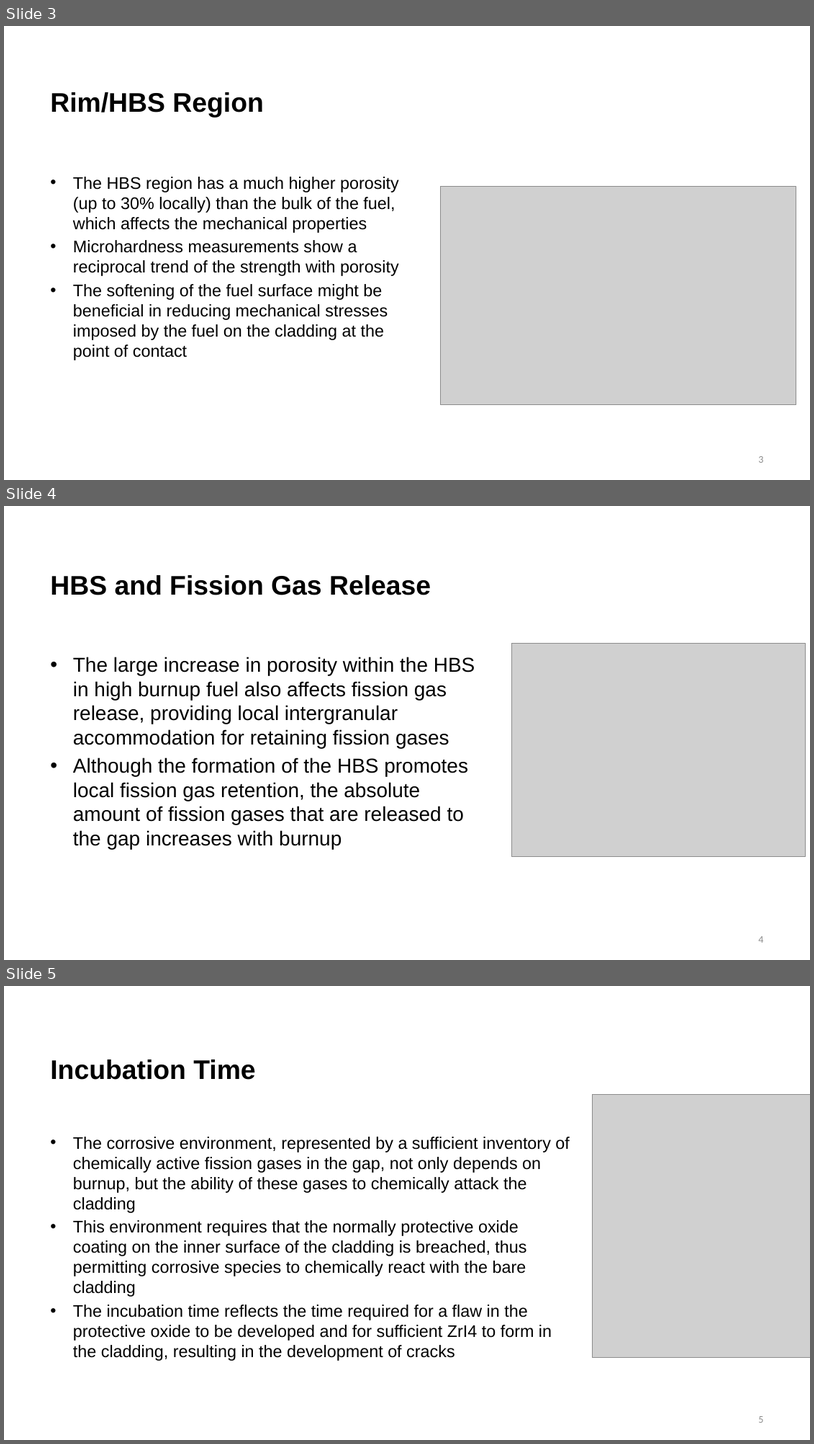
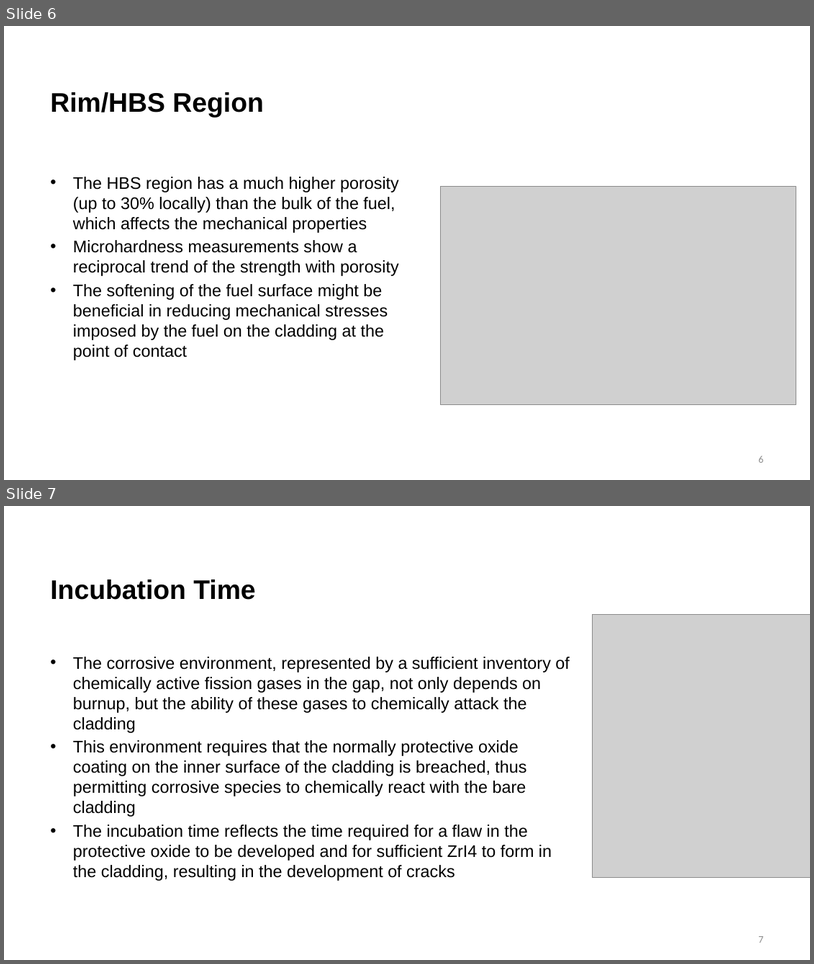
Before and after one commit to benbeeler/TEACHING, a slide deck: Nuclear_Fuel_Performance/NE533_Spring2026/Module3/Lec16_PCI.pptx. Shown one above the other, each under a label of ours: slides 3, 4 and 5 before the commit, slides 6 and 7 after it. The pictures are 814x1444 and 814x964 pixels, drawn with LibreOffice and Linux fonts; fonts in the diff are those of the drawing; grey boxes stand for pictures; background and template pictures are left out. Boxes give left, top, right and bottom in pixels: in the first picture for what was removed or moved away, otherwise in the second. Text is boxed around its words. In the diff, an @@ line names an element or a change of style, - is before the commit and + after.

```diff
--- a/Nuclear_Fuel_Performance/NE533_Spring2026/Module3/Lec16_PCI.pptx
+++ b/Nuclear_Fuel_Performance/NE533_Spring2026/Module3/Lec16_PCI.pptx
@@ slide 4 removed at (4, 506, 810, 960), background #FFFFFF @@
@@ title removed at (50, 575, 431, 595) @@
-HBS and Fission Gas Release
@@ text removed at (73, 656, 476, 849) @@
-• The large increase in porosity within the HBS in high burnup fuel also affects fission gas release, providing local intergranular accommodation for retaining fission gases
-• Although the formation of the HBS promotes local fission gas retention, the absolute amount of fission gases that are released to the gap increases with burnup
@@ picture removed at (512, 644, 805, 856) @@
@@ page number removed at (759, 936, 764, 942) @@
-4
@@ what was slide 3 is now slide 6 @@
@@ page number at (759, 456, 764, 462): text changed @@
-3
+6
@@ what was slide 5 is now slide 7 @@
@@ page number at (759, 936, 764, 942): text changed @@
-5
+7
```
Also in this commit, not shown: 2 slides changed, 8 slides added, 2 other slides removed, 29 other files.
